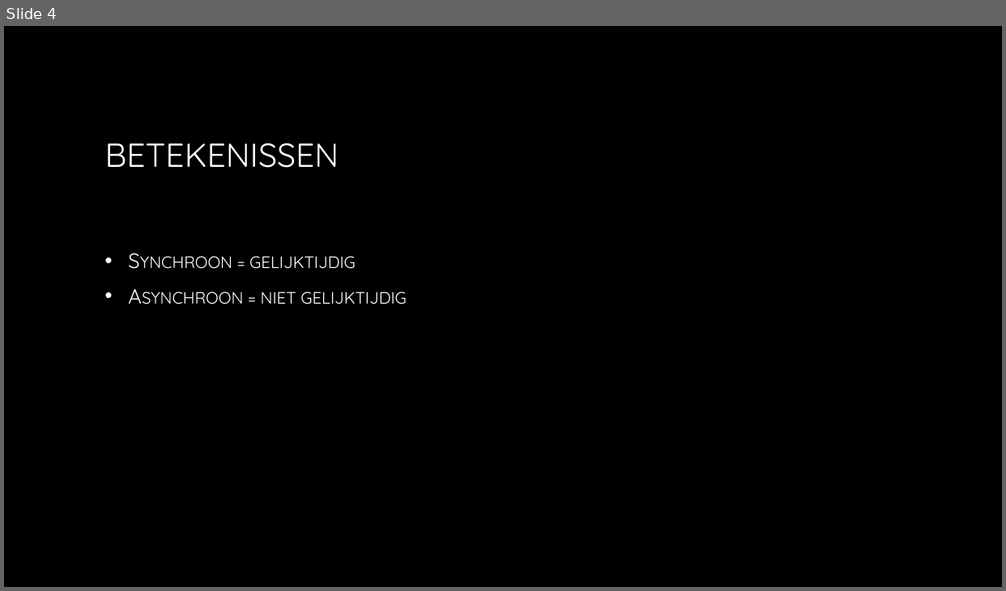
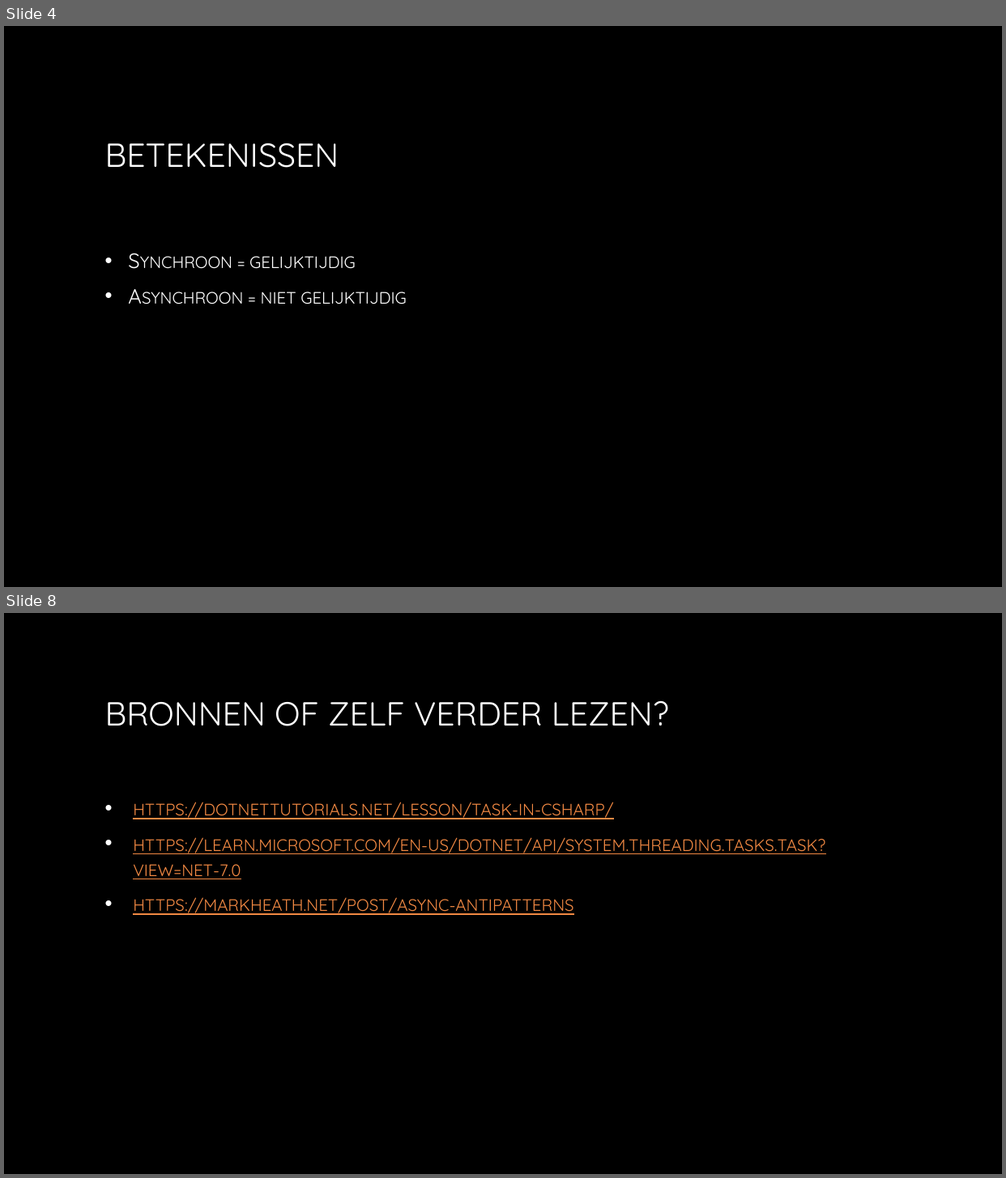
Before and after one commit to MstrShine/AsyncShowcase, a slide deck: Docs/Async showcase.pptx. Shown one above the other, each under a label of ours: slide 4 before the commit, slides 4 and 8 after it; the slides between them are not shown. The pictures are 1006x591 and 1006x1178 pixels, drawn with LibreOffice and Linux fonts; fonts in the diff are those of the drawing; background and template pictures are left out. Boxes give left, top, right and bottom in pixels: in the first picture for what was removed or moved away, otherwise in the second. Text is boxed around its words. In the diff, an @@ line names an element or a change of style, - is before the commit and + after.

```diff
--- a/Docs/Async showcase.pptx
+++ b/Docs/Async showcase.pptx
@@ slide 8 added at [4, 613, 1002, 1174], background picture (left out) @@
@@ title added at [105, 700, 669, 726], 32 pt, text gradient #FFFFFF to #A6A6A6 @@
+BRONNEN OF ZELF VERDER LEZEN?
@@ text added at [133, 802, 825, 915], 20 pt, text #F28943, underline, small capitals @@
+• https://dotnettutorials.net/lesson/task-in-csharp/
+• https://learn.microsoft.com/en-us/dotnet/api/system.threading.tasks.task?view=net-7.0
+• https://markheath.net/post/async-antipatterns
```
Also in this commit, not shown: 1 slide changed, 7 other slides added, 2 slides removed.
